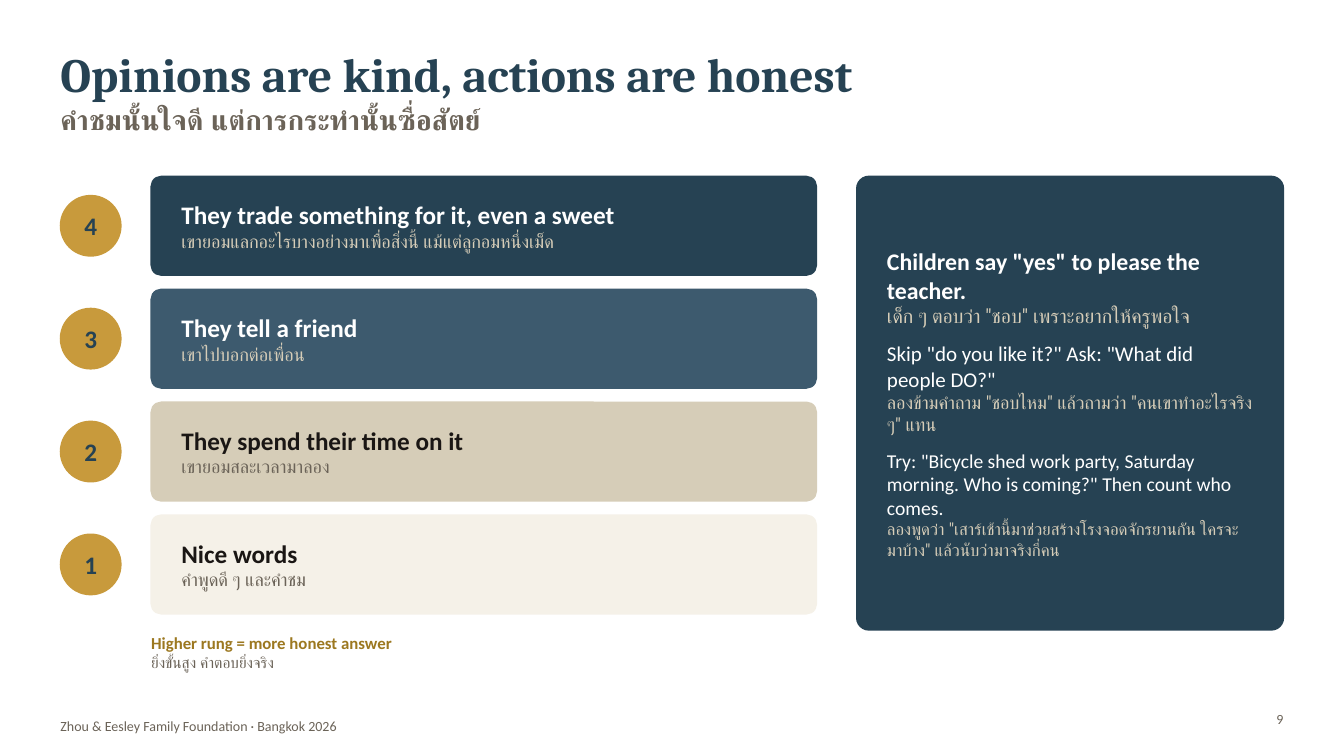
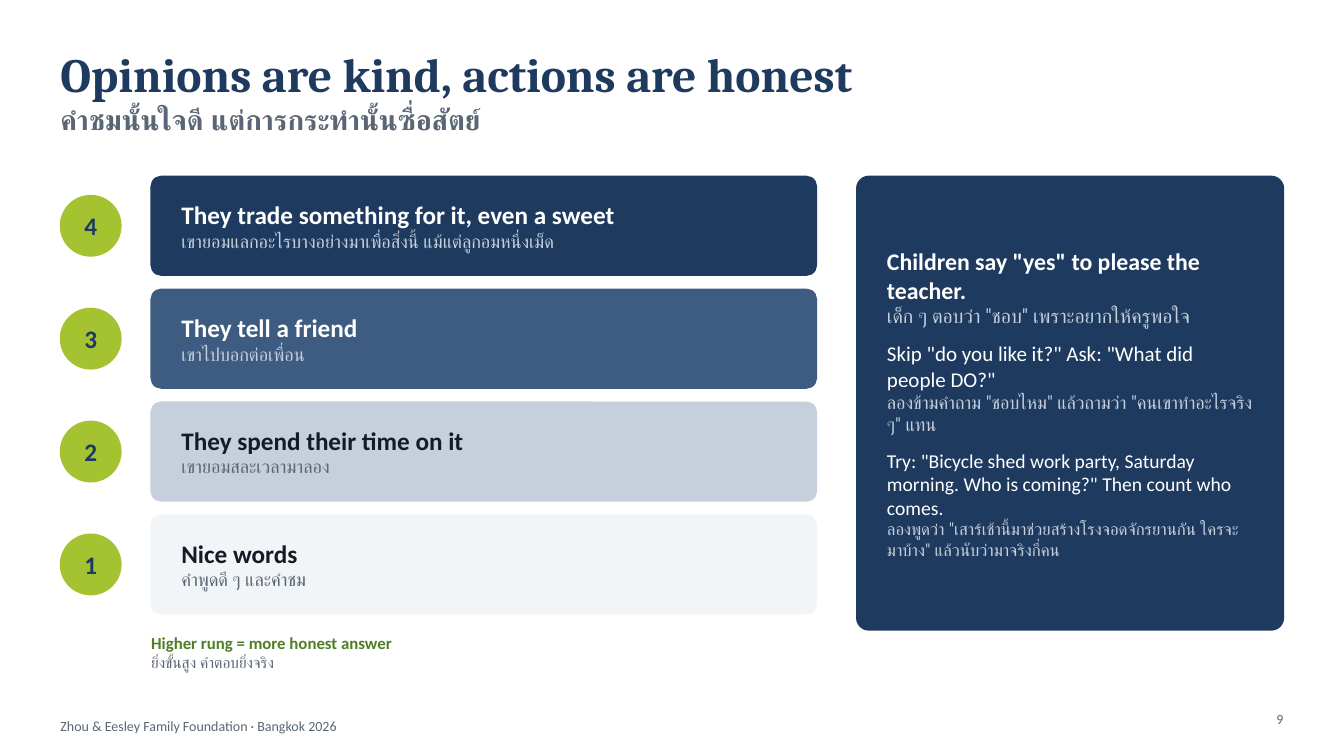
Before and after one commit to nnj24xbfp8-wq/projectkla, a slide deck: slide 9 of decks/Eesley_BorderPatrolPolice_Dec23_bilingual.pptx. Drawn at 1344x756 pixels with LibreOffice and Linux fonts; fonts in the diff are those of the drawing; background and template pictures are left out. Boxes give left, top, right and bottom in pixels: in the first picture for what was removed or moved away, otherwise in the second. Text is boxed around its words. In the diff, an @@ line names an element or a change of style, - is before the commit and + after.

Commit message:
decks

```diff
--- a/decks/Eesley_BorderPatrolPolice_Dec23_bilingual.pptx
+++ b/decks/Eesley_BorderPatrolPolice_Dec23_bilingual.pptx
@@ title "Opinions are kind, actions are ..." at [60, 59, 852, 131]: text colour #264253 to #1E3A5F in "Opinions are kind, actions are honest"; text colour #6B6358 to #5A6675 in "คำชมนั้นใจดี แต่การกระทำนั้นซื่อสัตย์" @@
@@ rounded rectangle at [151, 176, 817, 275]: fill #264253 to #1E3A5F; outline #264253 1 pt to #1E3A5F 1 pt @@
@@ rounded rectangle at [857, 176, 1284, 630]: fill #264253 to #1E3A5F; outline #264253 1 pt to #1E3A5F 1 pt @@
@@ text at [181, 234, 553, 254]: text colour #D6CDB8 to #C5D0DC in "เขายอมแลกอะไรบางอย่างมาเพื่อสิ่งนี้ แม้แต่ลูกอมหนึ่งเม็ด" @@
@@ rounded rectangle at [151, 289, 817, 388]: fill #3D5A6E to #3E5C82; outline #3D5A6E 1 pt to #3E5C82 1 pt @@
@@ text at [887, 308, 1252, 556]: text colour #D6CDB8 to #C5D0DC in "เด็ก ๆ ตอบว่า "ชอบ" เพราะอยากให้ครูพอใจ", "ลองข้ามคำถาม "ชอบไหม" แล้วถามว่า "คนเขาทำอะไรจริง ๆ" แทน", "ลองพูดว่า "เสาร์เช้านี้มาช่วยสร้างโรงจอดจักรยานกัน ใครจะมาบ้ ..." @@
@@ text at [181, 347, 304, 361]: text colour #D6CDB8 to #C5D0DC in "เขาไปบอกต่อเพื่อน" @@
@@ rounded rectangle at [151, 402, 817, 501]: fill #D6CDB8 to #C5D0DC; outline #D6CDB8 1 pt to #C5D0DC 1 pt @@
@@ text "They spend their time on ..." at [181, 432, 463, 473]: text colour #1A1614 to #141B24 in "They spend their time on it"; text colour #6B6358 to #5A6675 in "เขายอมสละเวลามาลอง" @@
@@ text colour #264253 to #1E3A5F in 4 elements at [84, 218, 97, 235], [84, 331, 97, 348], [84, 444, 97, 461], [84, 557, 97, 574] @@
@@ fill #C89A3C to #A5C331; outline #C89A3C 1 pt to #A5C331 1 pt in 4 elements at [60, 196, 121, 256], [60, 309, 121, 369], [60, 421, 121, 482], [60, 534, 121, 595] @@
@@ rounded rectangle at [151, 515, 817, 614]: fill #F5F1E8 to #F2F5F8; outline #F5F1E8 1 pt to #F2F5F8 1 pt @@
@@ text "Nice words" at [181, 545, 306, 592]: text colour #1A1614 to #141B24 in "Nice words"; text colour #6B6358 to #5A6675 in "คำพูดดี ๆ และคำชม" @@
@@ text "Higher rung = more honest ..." at [151, 637, 392, 673]: text colour #9C7820 to #4F7F24 in "Higher rung = more honest answer"; text colour #6B6358 to #5A6675 in "ยิ่งขั้นสูง คำตอบยิ่งจริง" @@
@@ text "Zhou & Eesley Family Foundation ..." at [60, 721, 336, 734]: text colour #6B6358 to #5A6675 @@
@@ page number at [1276, 715, 1283, 724]: text colour #6B6358 to #5A6675 @@
```
Also in this commit, not shown: 18 other slides changed, 6 other files.
